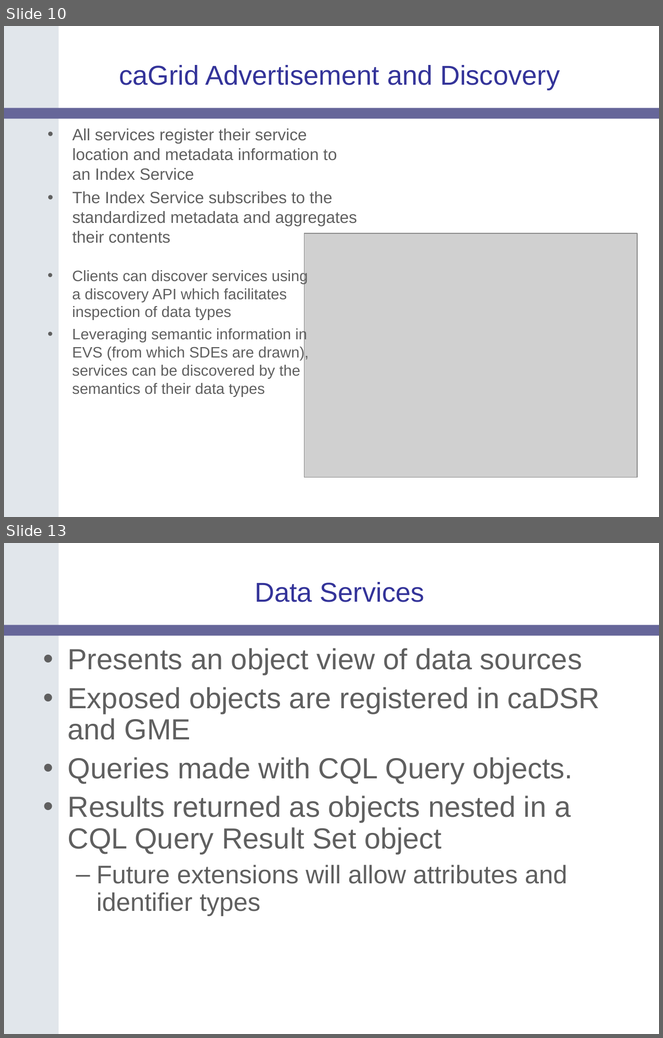
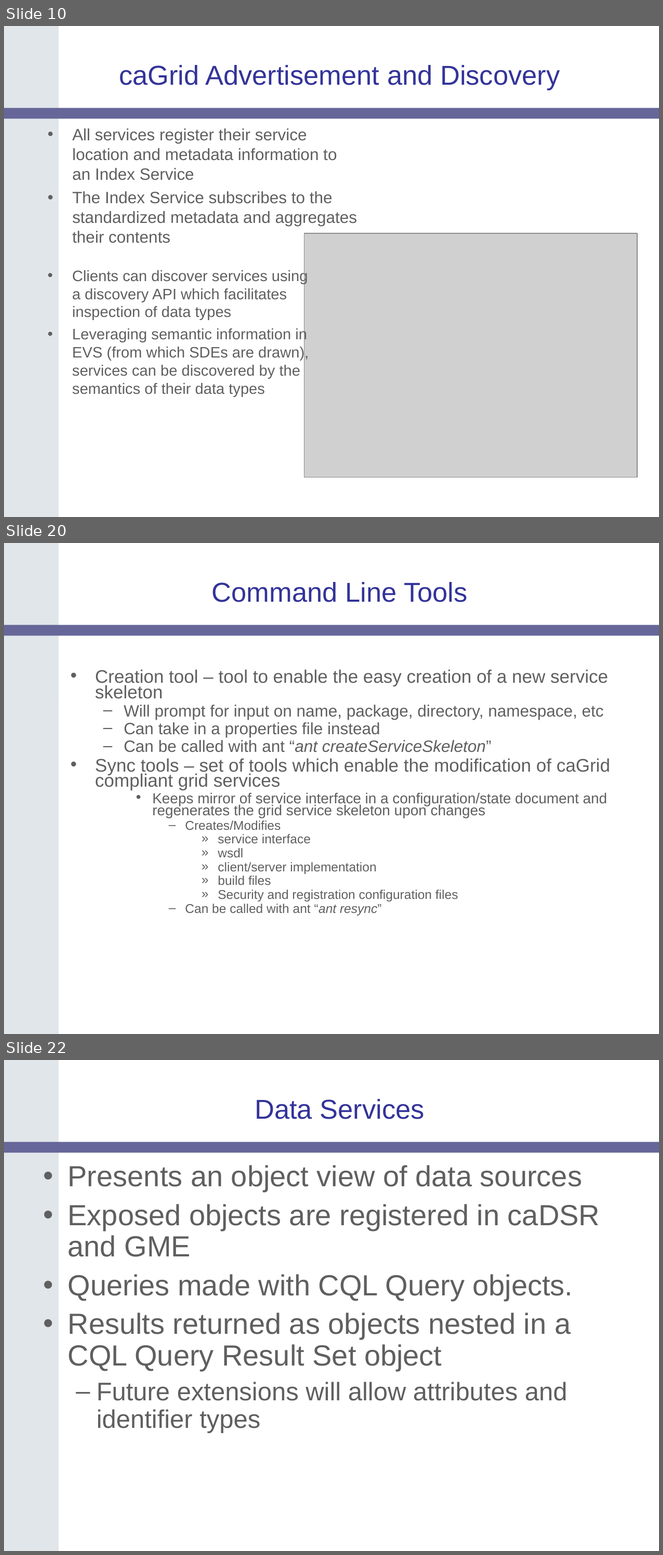
Before and after one commit to NCIP/cagrid-portal, a slide deck: cagrid-1-0/Documentation/presentations/200604_AnnualMeeting/caGrid-1.0-Architecture_caBIG-Annual-Meeting06.ppt. Shown one above the other, each under a label of ours: slides 10 and 13 before the commit, slides 10, 20 and 22 after it; the slides between them are not shown. The pictures are 663x1038 and 663x1555 pixels, drawn with LibreOffice and Linux fonts; fonts in the diff are those of the drawing; grey boxes stand for pictures; background and template pictures are left out. Boxes give left, top, right and bottom in pixels: in the first picture for what was removed or moved away, otherwise in the second. Text is boxed around its words. In the diff, an @@ line names an element or a change of style, - is before the commit and + after.

```diff
--- a/cagrid-1-0/Documentation/presentations/200604_AnnualMeeting/caGrid-1.0-Architecture_caBIG-Annual-Meeting06.ppt
+++ b/cagrid-1-0/Documentation/presentations/200604_AnnualMeeting/caGrid-1.0-Architecture_caBIG-Annual-Meeting06.ppt
@@ slide 20 added at box(4, 543, 659, 1034), background #FFFFFF; not listed: 2 template elements that a slide beside it also shows @@
@@ title added at box(212, 582, 467, 602), 30 pt, text #333399 @@
+Command Line Tools
@@ text added at box(95, 669, 610, 916), 14 pt, text #5F5F5F @@
+• Creation tool – tool to enable the easy creation of a new service skeleton
+  – Will prompt for input on name, package, directory, namespace, etc
+  – Can take in a properties file instead
+  – Can be called with ant “ant createServiceSkeleton”
+• Sync tools – set of tools which enable the modification of caGrid compliant grid services
+    • Keeps mirror of service interface in a configuration/state document and regenerates the grid service skeleton upon changes
+      – Creates/Modifies
+        » service interface
+        » wsdl
+        » client/server implementation
+        » build files
+        » Security and registration configuration files
+      – Can be called with ant “ant resync”
@@ what was slide 13 is now slide 22 @@
```
Also in this commit, not shown: 1 slide changed, 10 other slides added, 2 slides removed.
